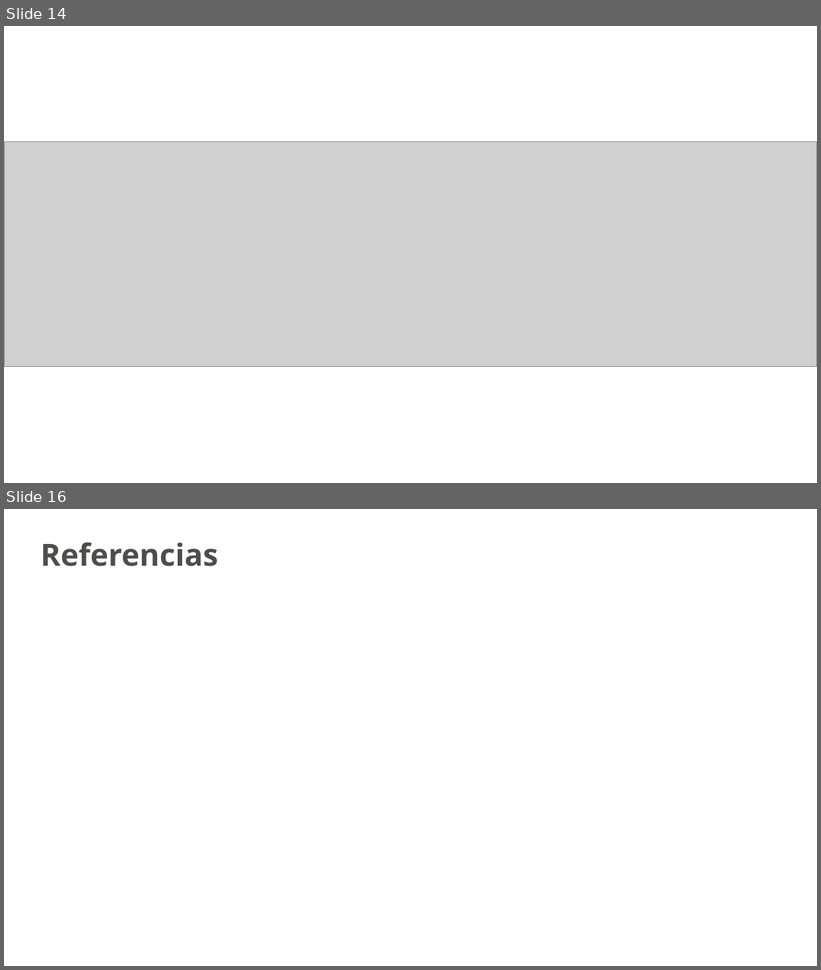
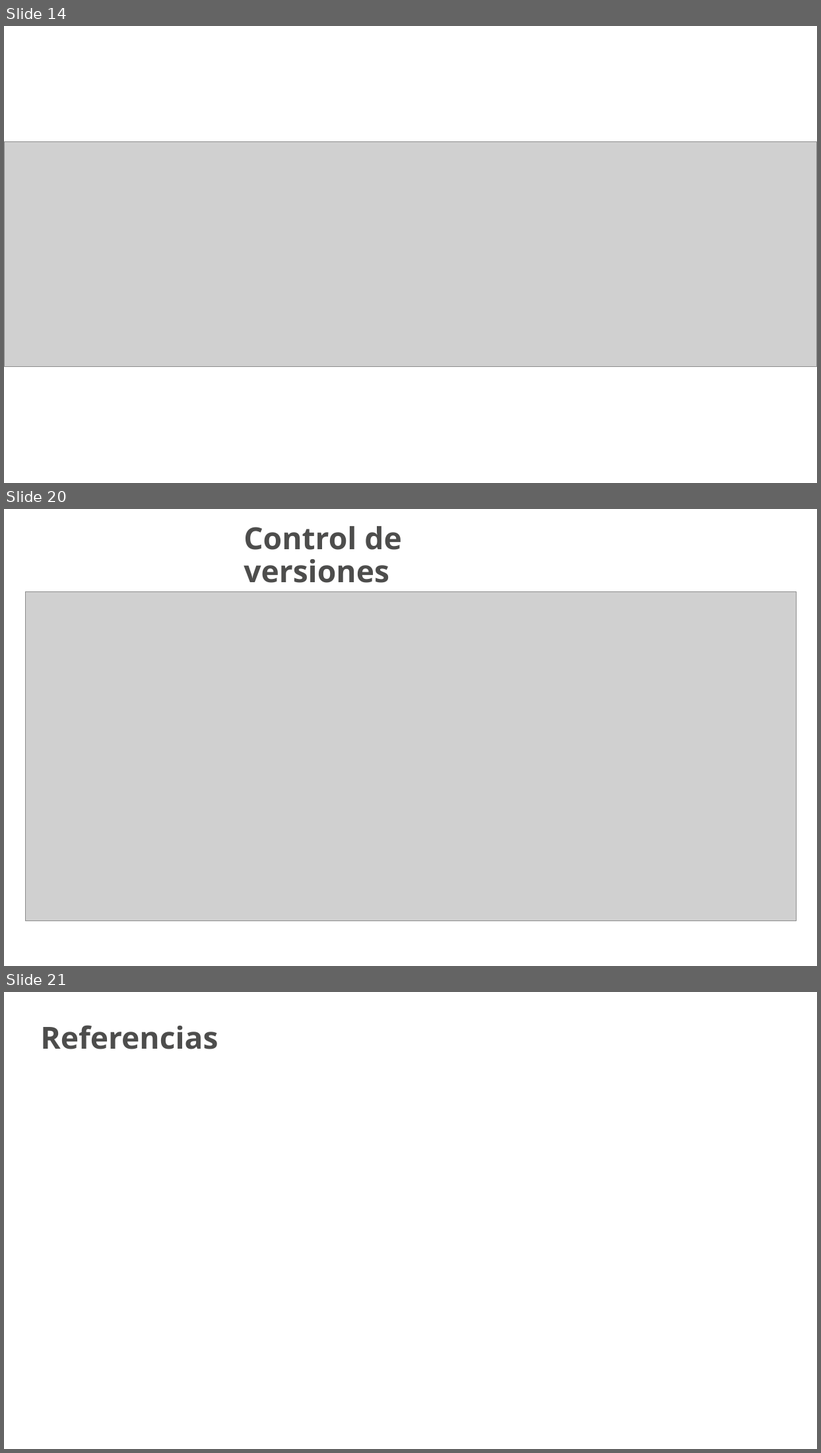
Before and after one commit to MrLeeHub2006/JAME, a slide deck: JAME.pptx. Shown one above the other, each under a label of ours: slides 14 and 16 before the commit, slides 14, 20 and 21 after it; the slides between them are not shown. The pictures are 821x970 and 821x1453 pixels, drawn with LibreOffice and Linux fonts; fonts in the diff are those of the drawing; grey boxes stand for pictures; background and template pictures are left out. Boxes give left, top, right and bottom in pixels: in the first picture for what was removed or moved away, otherwise in the second. Text is boxed around its words. In the diff, an @@ line names an element or a change of style, - is before the commit and + after.

```diff
--- a/JAME.pptx
+++ b/JAME.pptx
@@ slide 20 added at <box>4,509,817,966</box>, background picture (left out) @@
@@ text added at <box>244,526,401,583</box>, 36 pt, text #4D4D4C, bold @@
+Control de versiones
@@ picture added at <box>25,592,797,921</box> @@
@@ what was slide 16 is now slide 21 @@
```
Also in this commit, not shown: 5 slides changed, 4 other slides added.
